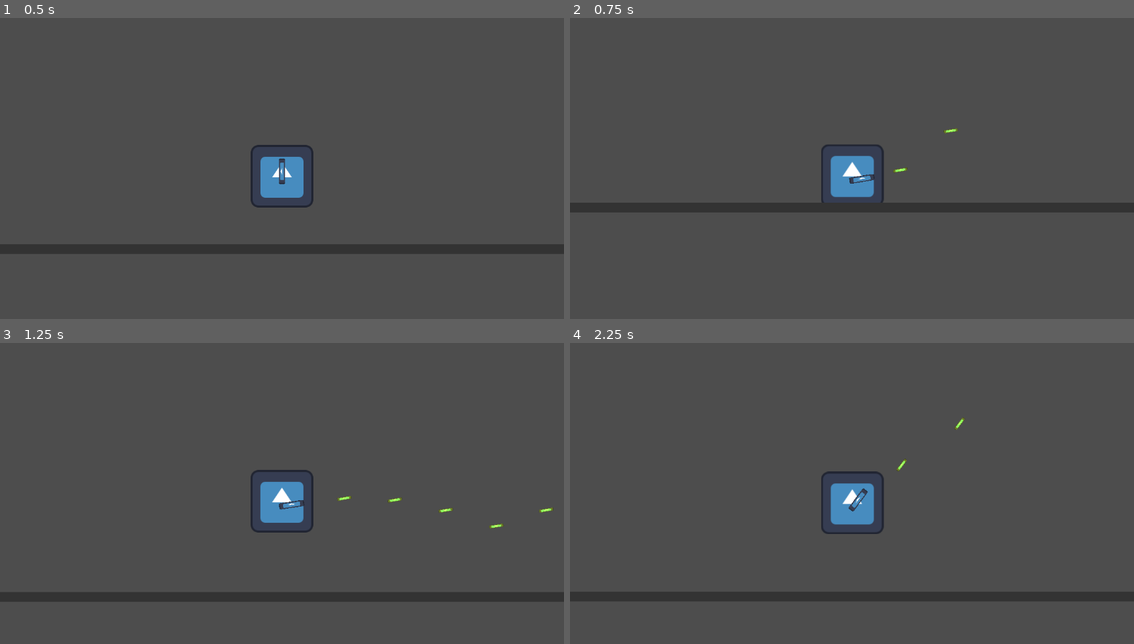
Above: before the commit, frames 1-4 (two rows, left to right).
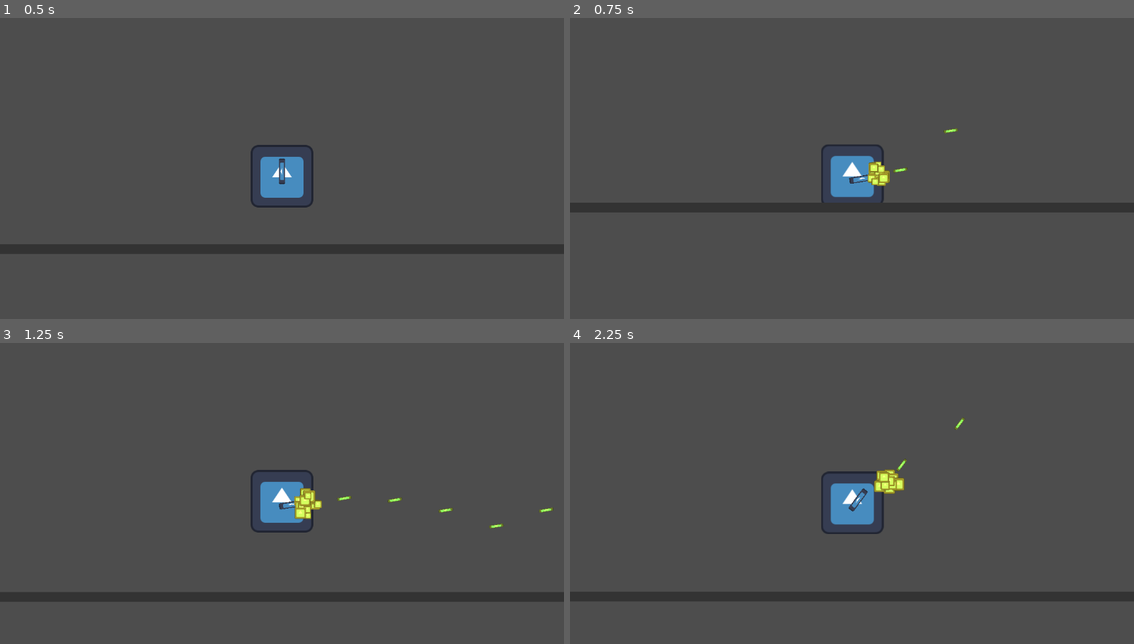
Above: after the commit, the same moments.

Repository: Viet-6/test-pcaF
Game: Godot game, scene res://scenes/levels/test_level.tscn
The game is run twice, just before and just after one commit, with the same random seed, the same clock (stepped at 60 frames per second) and the same inputs. The engine's default icon, where the game draws it, is replaced by a stand-in: a white triangle on a blue panel in a dark square.
Inputs (mouse positions are in pixels of both pictures, inside the frame that each line leads up to):
- Up to frame 1 (0.5 s): no input
- Up to frame 2 (0.75 s): move the mouse to (976, 159) at 0.52 s; press the mouse at (976, 159) at 0.53 s; hold D (move_right) from 0.53 s (still down)
- Up to frame 3 (1.25 s): keep holding D (move_right); tap Space (jump) at 0.77, 0.8, 1.07 s
- Up to frame 4 (2.25 s): move the mouse to (739, 517) at 1.27 s; release the mouse at (739, 517) at 1.28 s; tap Space (jump) at 1.35, 1.52, 1.82 s; click (739, 517) at 1.55 s; move the mouse to (908, 430) at 2.02 s; release D (move_right) at 2.03 s; press the mouse at (908, 430) at 2.03 s; hold A (move_left) from 2.03 s (still down)

Frame 1 is identical in both runs. In frame 2, 0.3% of the frame differs, in the area x 52-57%, y 47-56%; in frame 3, 0.4%, in the area x 52-58%, y 48-59%; in frame 4, 0.4%.

Commit message:
fix combat issue #6

Diff:
--- a/scripts/player.gd
+++ b/scripts/player.gd
@@ -9,6 +9,28 @@
 
 func _ready():
 	add_to_group("player")
+	_setup_inputs()
+
+func _setup_inputs():
+	# Failsafe: Ensure actions exist even if project settings fail
+	var actions = {
+		"move_left": [KEY_A, KEY_LEFT],
+		"move_right": [KEY_D, KEY_RIGHT],
+		"jump": [KEY_SPACE, KEY_UP],
+		"fire": [MOUSE_BUTTON_LEFT]
+	}
+	for action in actions:
+		if not InputMap.has_action(action):
+			InputMap.add_action(action)
+			for key in actions[action]:
+				var event
+				if typeof(key) == TYPE_INT and key < 10:
+					event = InputEventMouseButton.new()
+					event.button_index = key
+				else:
+					event = InputEventKey.new()
+					event.keycode = key
+				InputMap.action_add_event(action, event)
 
 func _physics_process(delta):
 	# Add the gravity.
@@ -21,6 +43,7 @@
 
 	# Get the input direction and handle the movement/deceleration.
 	var direction = Input.get_axis("move_left", "move_right")
+	# print("Input Direction: ", direction) # Debug
 	if direction:
 		velocity.x = direction * SPEED
 		# Flip sprite based on direction
--- a/scripts/projectile.gd
+++ b/scripts/projectile.gd
@@ -27,6 +27,7 @@
 		var impact = impact_effect_scene.instantiate()
 		impact.global_position = global_position
 		get_tree().root.add_child(impact)
+		impact.emitting = true
 
 	print("Hit: ", body.name)
 
--- a/scripts/weapon.gd
+++ b/scripts/weapon.gd
@@ -33,6 +33,7 @@
 		flash.global_position = muzzle.global_position
 		flash.global_rotation = global_rotation
 		get_tree().root.add_child(flash)
+		flash.emitting = true
 
 	# Screen Shake
 	var camera = get_viewport().get_camera_2d()
